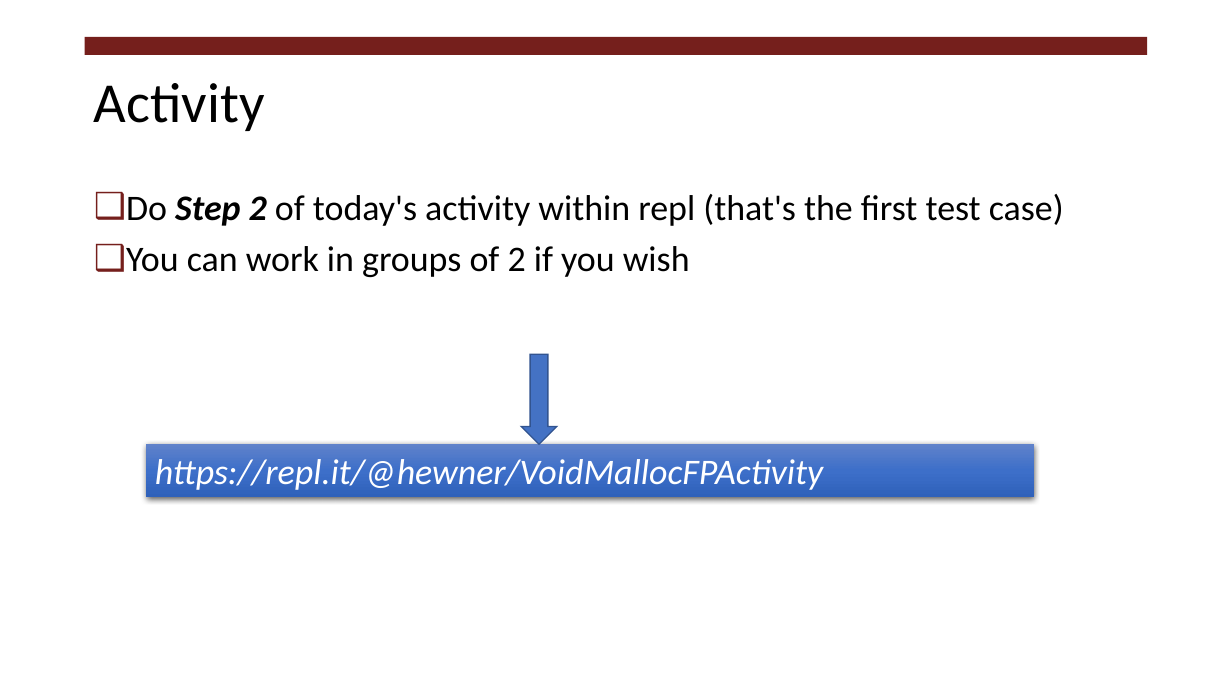
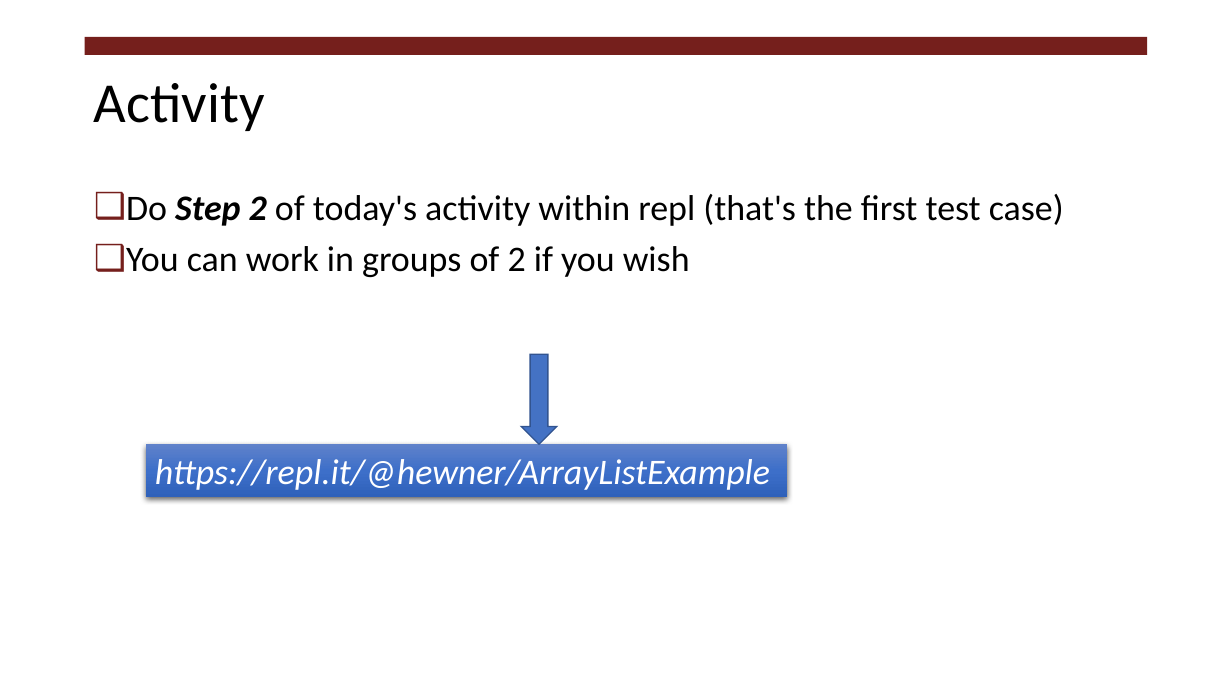
Before and after one commit to RHIT-CSSE/csse332, a slide deck: slide 12 of ClassMaterials/C_Pointers/C_KeyConcepts.pptx (slide 11 before the commit). Drawn at 1232x693 pixels with LibreOffice and Linux fonts; fonts in the diff are those of the drawing. Boxes give left, top, right and bottom in pixels: in the first picture for what was removed or moved away, otherwise in the second. Text is boxed around its words. In the diff, an @@ line names an element or a change of style, - is before the commit and + after.

```diff
--- a/ClassMaterials/C_Pointers/C_KeyConcepts.pptx
+++ b/ClassMaterials/C_Pointers/C_KeyConcepts.pptx
@@ rectangle "https://repl.it/@hewner/ArrayListExample": place and size @@
-rectangle "https://repl.it/@hewner/ArrayListExample" at bbox=[146, 445, 1034, 497]
+rectangle "https://repl.it/@hewner/ArrayListExample" at bbox=[146, 445, 787, 497]
@@ text in rectangle at bbox=[155, 459, 770, 490]: text changed @@
-https://repl.it/@hewner/VoidMallocFPActivity
+https://repl.it/@hewner/ArrayListExample
```
Also in this commit, not shown: 6 other slides changed, 1 slide added.
